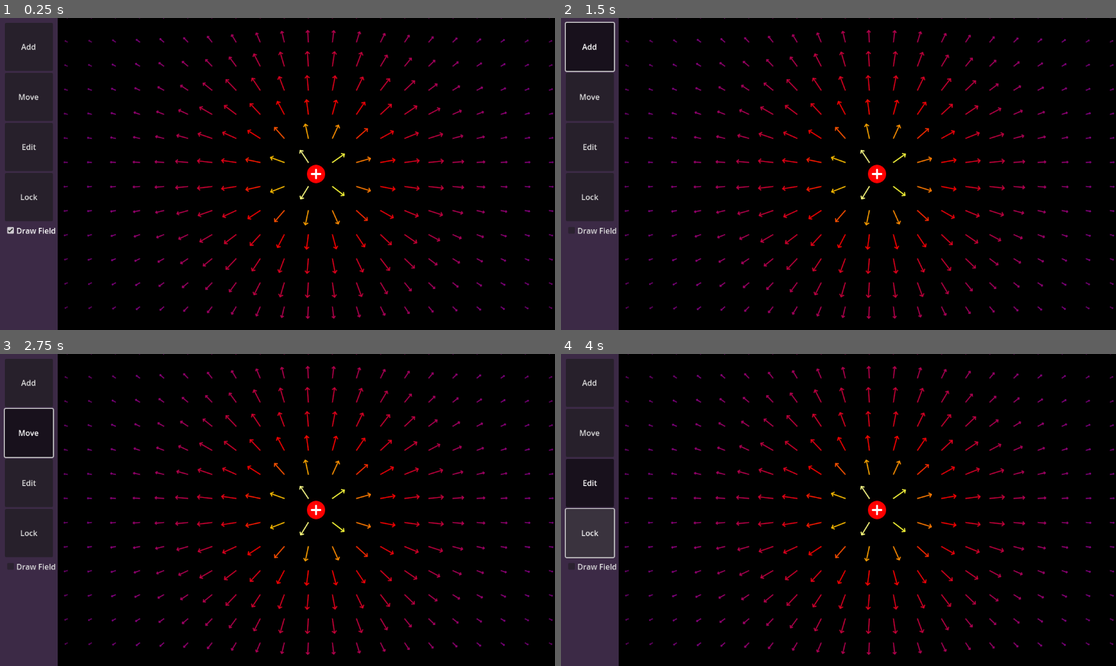
Above: before the commit, frames 1-4 (two rows, left to right).
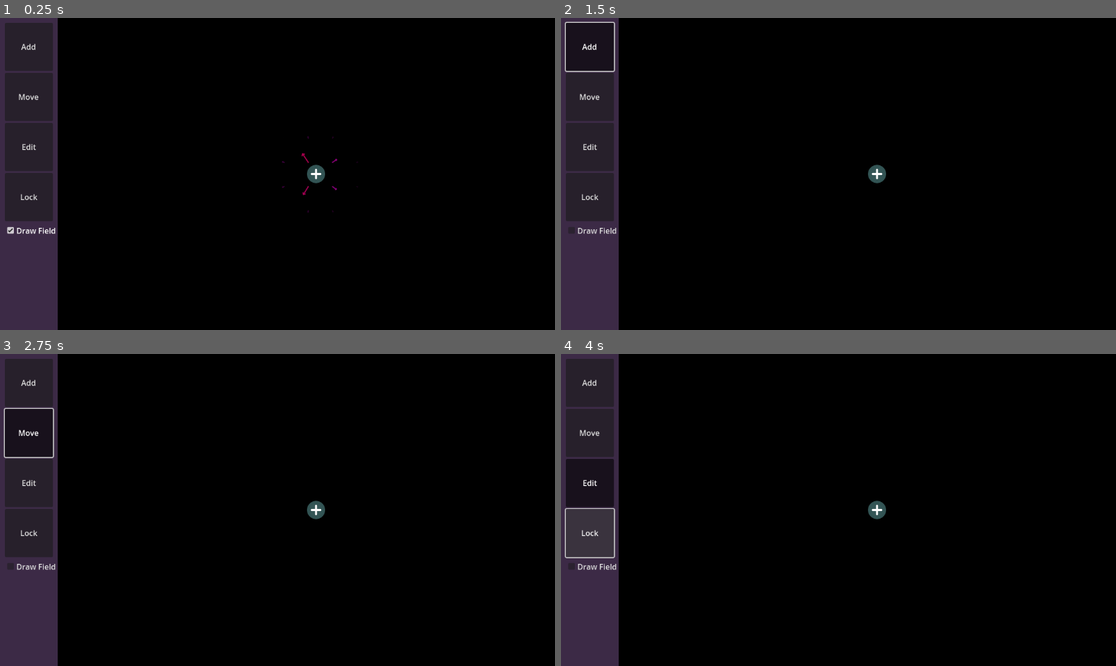
Above: after the commit, the same moments.

Repository: Raindeeru/electromagnetismsimulator
Game: Godot game, scene res://Scenes/world.tscn
Same seed, same stepped clock (60 frames per second), same inputs: the game is played once before the commit and once after it.
Inputs:
- Up to frame 1 (0.25 s): no input
- Up to frame 2 (1.5 s): click "Draw Field" at 0.5 s; click "Add" at 1.25 s
- Up to frame 3 (2.75 s): click "Move" at 2 s
- Up to frame 4 (4 s): click "Edit" at 2.75 s; click "Lock" at 3.5 s

The runs differ from the first frame. In frame 1, 3.3% of the frame differs, in the area x 11-100%, y 0-97%; in frame 2, 3.3%; in frame 3, 3.3%; in frame 4, 3.3%.

Commit message:
scaled the electric field calculations andrefactored some stuff

Diff:
--- a/Scenes/Charge Edit.gd
+++ b/Scenes/Charge Edit.gd
@@ -4,6 +4,7 @@
 
 @onready var charge_slider = $"Panel/VBoxContainer/Charge/ChargeLabel/Chargeslider/HSlider"
 @onready var charge_value = $"Panel/VBoxContainer/Charge/ChargeLabel/ChargeValue"
+@onready var charge_multiplier_select = $Panel/VBoxContainer/Charge/ChargeLabel/ChargeMultiplier
 
 @onready var x_position:SpinBoxPosition = $"Panel/VBoxContainer/Position/HBoxContainer/XBox/SpinBoxX"
 @onready var y_position:SpinBoxPosition = $"Panel/VBoxContainer/Position/HBoxContainer/YBox/SpinBoxY"
@@ -32,17 +33,17 @@
 
 func _on_h_slider_visibility_changed():
 	if GlobalVariables.selected_particle != null:
-		charge_slider.value = GlobalVariables.selected_particle.charge
+		charge_slider.value = GlobalVariables.selected_particle.charge/GlobalVariables.selected_particle.charge_multiplier
 
 
 func _on_h_slider_value_changed(value):
 	charge_value.value = value
 	if value >= -1 && value <= 1:
-		GlobalVariables.selected_particle.change_charge(value)
+		GlobalVariables.selected_particle.change_charge(value, GlobalVariables.selected_particle.charge_multiplier)
 
 func _on_charge_value_value_changed(value):
 	charge_slider.value = value
-	GlobalVariables.selected_particle.change_charge(value)
+	GlobalVariables.selected_particle.change_charge(value, GlobalVariables.selected_particle.charge_multiplier)
 
 func _on_spin_box_x_visibility_changed():
 	if GlobalVariables.selected_particle != null:
@@ -70,3 +71,38 @@
 	var new_y = GlobalVariables.transform_to_godot_coordinates(Vector2(0,value)).y
 	GlobalVariables.selected_particle.teleport_particle(Vector2(GlobalVariables.selected_particle.position.x, new_y))
 	renderer.queue_redraw()
+
+func _on_charge_multiplier_visibility_changed():
+	if GlobalVariables.selected_particle != null:
+		charge_multiplier_select.select(convert_prefix_to_index(GlobalVariables.selected_particle.charge_multiplier))
+
+func _on_charge_multiplier_item_selected(index):
+	if GlobalVariables.selected_particle != null:
+		GlobalVariables.selected_particle.change_charge(GlobalVariables.selected_particle.base_charge, convert_index_to_prefix(index))
+		renderer.queue_redraw()
+
+func convert_index_to_prefix(val:int):
+	match val:
+		0:
+			return Prefix.BASE
+		1:
+			return Prefix.CENTI
+		2:
+			return Prefix.MILLI
+		3:
+			return Prefix.MICRO
+		4:
+			return Prefix.NANO
+
+func convert_prefix_to_index(val:float):
+	match val:
+		Prefix.BASE:
+			return 0
+		Prefix.CENTI:
+			return 1
+		Prefix.MILLI:
+			return 2
+		Prefix.MICRO:
+			return 3
+		Prefix.NANO:
+			return 4
--- a/Scenes/ElectricField.gd
+++ b/Scenes/ElectricField.gd
@@ -54,7 +54,8 @@
 	var net_field_x
 	var net_field_y
 	for particle in particles:
-		var r = pos.distance_to(particle.position)
+		var scaled_pos:Vector2 = GlobalVariables.transform_coordinates(pos)
+		var r = scaled_pos.distance_to(GlobalVariables.transform_coordinates(particle.position))
 
 		var a = particle.position.angle_to_point(pos)
 		var field = coloumbs_law(particle.charge, 1, r)
--- a/Scenes/Renderer.gd
+++ b/Scenes/Renderer.gd
@@ -89,3 +89,4 @@
 
 func _on_check_box_toggled(toggled_on):
 	render_vector_field = toggled_on
+	queue_redraw()
--- a/Scenes/particle.gd
+++ b/Scenes/particle.gd
@@ -2,11 +2,12 @@
 class_name Particle
 
 #in microcoloumbs
-@export var charge:float = 1
+@export var base_charge = 1
+var charge:float = 1
+@export var charge_multiplier = Prefix.MICRO
 @onready var base = $Base
 @onready var positive = $Positive
 @onready var negative = $Negative
-const microcoloumb = 0.000001
 var gradient:= Gradient.new()
 
 signal edited
@@ -22,6 +23,7 @@
 func _ready():
 	gradient.offsets = particle_gradient.keys()
 	gradient.colors = particle_gradient.values()
+	charge = base_charge * charge_multiplier
 	var color_remapped = remap(charge, -1, 1, 0, 1)
 	if (charge > 0):
 		positive.visible = true
@@ -40,8 +42,11 @@
 	)
 	edited.emit()
 
-func change_charge(new_charge:float):
-	charge = new_charge
+func change_charge(new_charge:float, new_multiplier:float):
+	base_charge = new_charge
+	charge_multiplier = new_multiplier
+	charge = base_charge * charge_multiplier
+
 	var color_remapped = remap(charge, -1, 1, 0, 1)
 	if (charge > 0):
 		positive.visible = true
--- a/Scenes/world.tscn
+++ b/Scenes/world.tscn
@@ -111,8 +111,8 @@
 
 [node name="Charge Edit" type="MarginContainer" parent="CanvasLayer/Control/Screen/FieldBox" node_paths=PackedStringArray("renderer")]
 layout_mode = 0
-offset_right = 332.0
-offset_bottom = 206.0
+offset_right = 458.0
+offset_bottom = 204.0
 theme_override_constants/margin_left = 10
 theme_override_constants/margin_top = 10
 theme_override_constants/margin_right = 10
@@ -194,10 +194,20 @@
 min_value = -100.0
 step = 0.01
 
-[node name="Label2" type="Label" parent="CanvasLayer/Control/Screen/FieldBox/Charge Edit/Panel/VBoxContainer/Charge/ChargeLabel"]
-layout_mode = 2
-size_flags_horizontal = 0
-text = "C"
+[node name="ChargeMultiplier" type="OptionButton" parent="CanvasLayer/Control/Screen/FieldBox/Charge Edit/Panel/VBoxContainer/Charge/ChargeLabel"]
+layout_mode = 2
+item_count = 5
+selected = 3
+popup/item_0/text = "C"
+popup/item_0/id = 0
+popup/item_1/text = "cC"
+popup/item_1/id = 1
+popup/item_2/text = "mC"
+popup/item_2/id = 2
+popup/item_3/text = "μC"
+popup/item_3/id = 3
+popup/item_4/text = "nC"
+popup/item_4/id = 4
 
 [node name="Position" type="MarginContainer" parent="CanvasLayer/Control/Screen/FieldBox/Charge Edit/Panel/VBoxContainer"]
 layout_mode = 2
@@ -286,6 +296,8 @@
 [connection signal="value_changed" from="CanvasLayer/Control/Screen/FieldBox/Charge Edit/Panel/VBoxContainer/Charge/ChargeLabel/Chargeslider/HSlider" to="CanvasLayer/Control/Screen/FieldBox/Charge Edit" method="_on_h_slider_value_changed"]
 [connection signal="visibility_changed" from="CanvasLayer/Control/Screen/FieldBox/Charge Edit/Panel/VBoxContainer/Charge/ChargeLabel/Chargeslider/HSlider" to="CanvasLayer/Control/Screen/FieldBox/Charge Edit" method="_on_h_slider_visibility_changed"]
 [connection signal="value_changed" from="CanvasLayer/Control/Screen/FieldBox/Charge Edit/Panel/VBoxContainer/Charge/ChargeLabel/ChargeValue" to="CanvasLayer/Control/Screen/FieldBox/Charge Edit" method="_on_charge_value_value_changed"]
+[connection signal="item_selected" from="CanvasLayer/Control/Screen/FieldBox/Charge Edit/Panel/VBoxContainer/Charge/ChargeLabel/ChargeMultiplier" to="CanvasLayer/Control/Screen/FieldBox/Charge Edit" method="_on_charge_multiplier_item_selected"]
+[connection signal="visibility_changed" from="CanvasLayer/Control/Screen/FieldBox/Charge Edit/Panel/VBoxContainer/Charge/ChargeLabel/ChargeMultiplier" to="CanvasLayer/Control/Screen/FieldBox/Charge Edit" method="_on_charge_multiplier_visibility_changed"]
 [connection signal="value_changed" from="CanvasLayer/Control/Screen/FieldBox/Charge Edit/Panel/VBoxContainer/Position/HBoxContainer/XBox/SpinBoxX" to="CanvasLayer/Control/Screen/FieldBox/Charge Edit" method="_on_spin_box_x_value_changed"]
 [connection signal="visibility_changed" from="CanvasLayer/Control/Screen/FieldBox/Charge Edit/Panel/VBoxContainer/Position/HBoxContainer/XBox/SpinBoxX" to="CanvasLayer/Control/Screen/FieldBox/Charge Edit" method="_on_spin_box_x_visibility_changed"]
 [connection signal="value_changed" from="CanvasLayer/Control/Screen/FieldBox/Charge Edit/Panel/VBoxContainer/Position/HBoxContainer/YBox/SpinBoxY" to="CanvasLayer/Control/Screen/FieldBox/Charge Edit" method="_on_spin_box_y_value_changed"]
--- /dev/null
+++ b/Scripts/prefix.gd
@@ -0,0 +1,9 @@
+extends Node
+class_name Prefix
+
+const BASE = 1
+const DECI = 0.1
+const CENTI = 0.01
+const MILLI = 0.001
+const MICRO = 0.000001
+const NANO = 0.000000001
